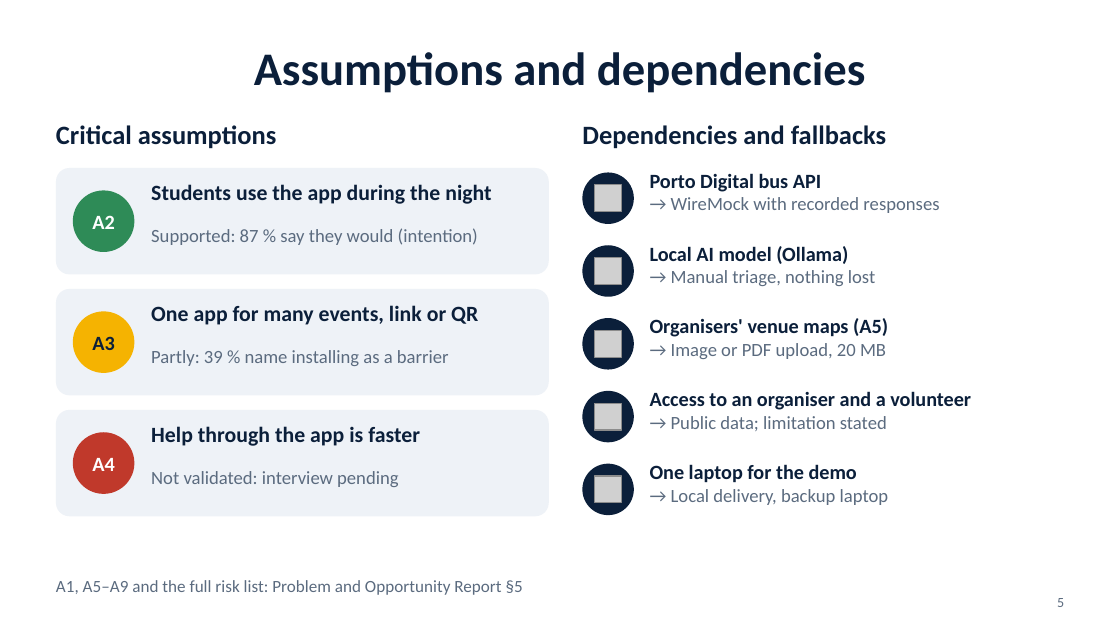
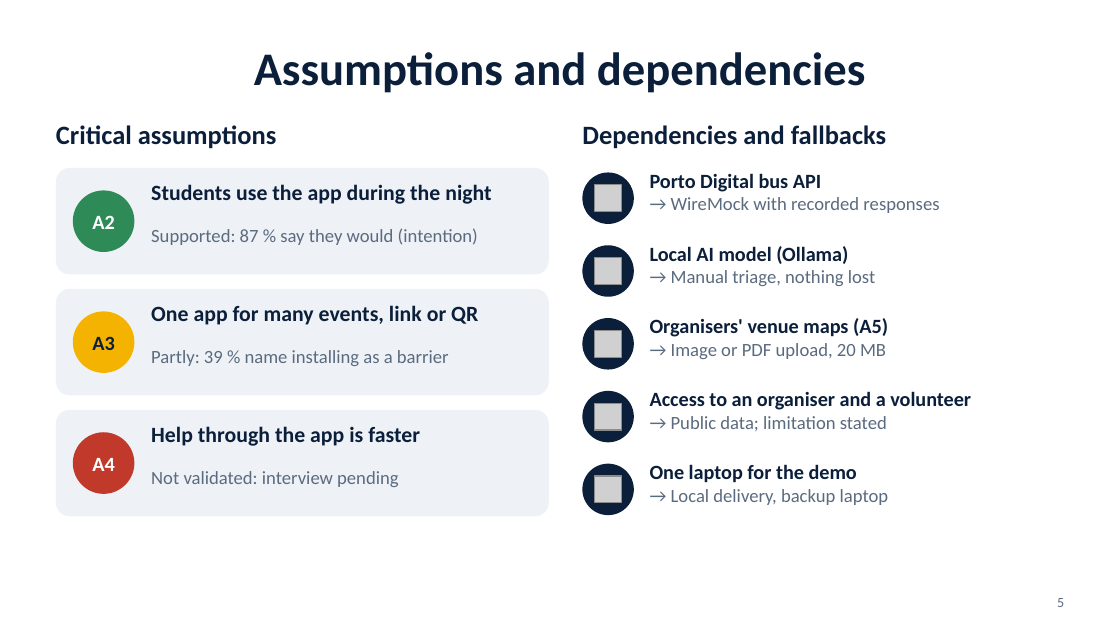
Before and after one commit to tomasoliveira21/LABDSOF, a slide deck: slide 5 of Docs/Presentation/Farol_Sprint_A_PL_Presentation.pptx. Drawn at 1120x630 pixels with LibreOffice and Linux fonts; fonts in the diff are those of the drawing; grey boxes stand for pictures. Boxes give left, top, right and bottom in pixels: in the first picture for what was removed or moved away, otherwise in the second. Text is boxed around its words. In the diff, an @@ line names an element or a change of style, - is before the commit and + after.

```diff
--- a/Docs/Presentation/Farol_Sprint_A_PL_Presentation.pptx
+++ b/Docs/Presentation/Farol_Sprint_A_PL_Presentation.pptx
@@ text removed at (56, 580, 523, 595) @@
-A1, A5–A9 and the full risk list: Problem and Opportunity Report §5
```
Also in this commit, not shown: 6 other slides changed, 2 other files.
